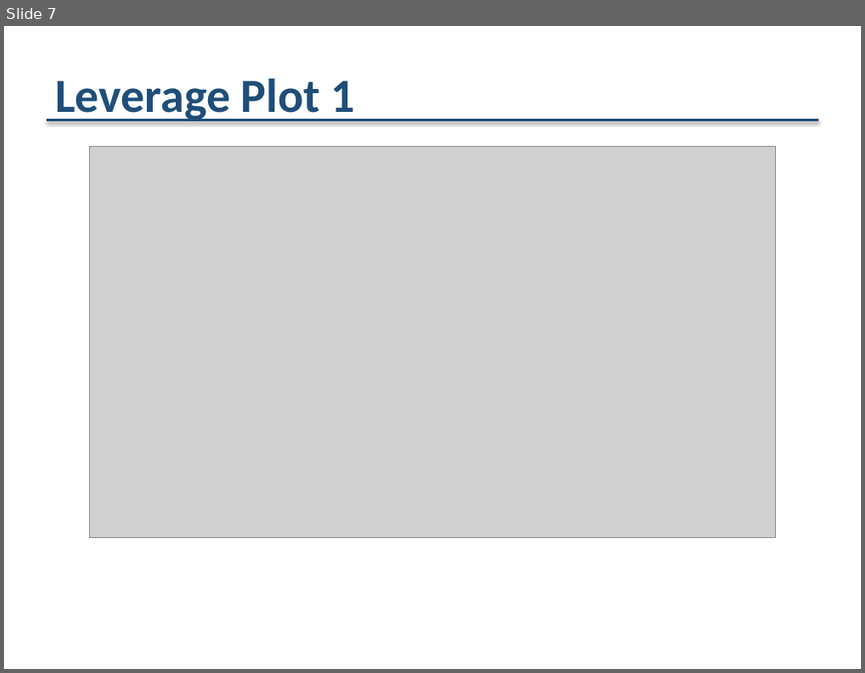
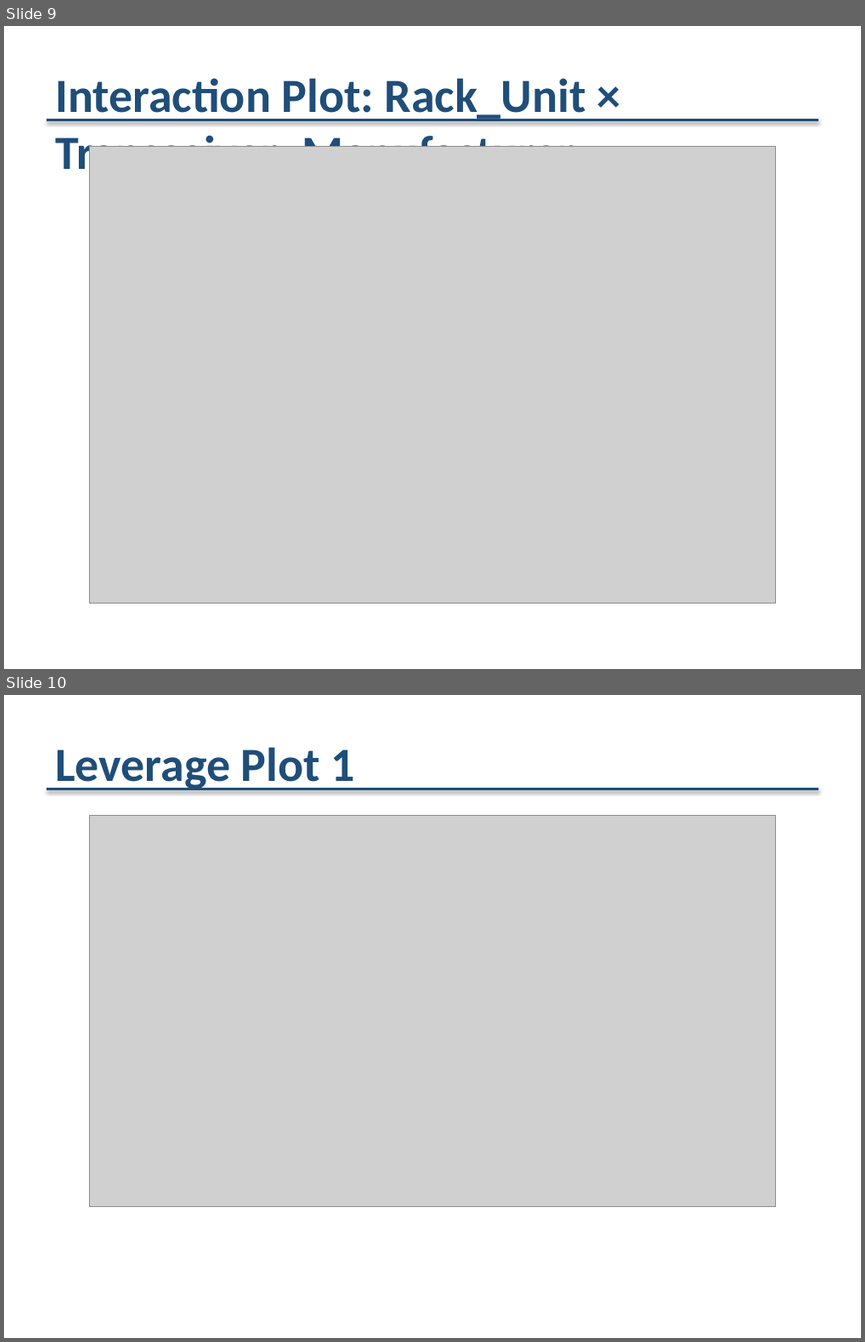
Before and after one commit to VictorBlakeG/doe, a slide deck: outputs/doe_analysis_report.pptx. Shown one above the other, each under a label of ours: slide 7 before the commit, slides 9 and 10 after it. The pictures are 865x673 and 865x1342 pixels, drawn with LibreOffice and Linux fonts; fonts in the diff are those of the drawing; grey boxes stand for pictures. Boxes give left, top, right and bottom in pixels: in the first picture for what was removed or moved away, otherwise in the second. Text is boxed around its words. In the diff, an @@ line names an element or a change of style, - is before the commit and + after.

Commit message:
Add missing interaction plots for Fan_Speed_Range and implement PDF/PPTX integration
Changes:
1. Fixed create_interaction_plots() in doe.py to generate one plot per unique factor pair
   - Previously limited to 6 individual level pairs, only showing Manufacturer×Rack_Unit
   - Now identifies unique factor pairs and generates representative plot for each:
     • Fan_Speed_Range × Rack_Unit (ADDED)
     • Fan_Speed_Range × Transceiver_Manufacturer (ADDED)
     • Rack_Unit × Transceiver_Manufacturer (existing)

2. Added interaction plot extraction for PDF generation in pdf_generator_plotly.py
   - New function: extract_interaction_plots_from_html_for_pdf()
   - Extracts Plotly figures from HTML and converts to PNG for PDF embedding
   - Integrated into both full and reduced model PDF generation

3. Updated powerpoint_generator.py to handle 3 unique factor pairs
   - PowerPoint now embeds 3 interaction plots for full model
   - PowerPoint now embeds 2 interaction plots for reduced model

Results:
✅ Full Model: 3 interaction plots in HTML, PDF (2.75 MB), and PPTX
✅ Reduced Model: 2 interaction plots in HTML, PDF (1.75 MB), and PPTX
✅ All output formats now include the previously missing Fan_Speed_Range interactions

```diff
--- a/outputs/doe_analysis_report.pptx
+++ b/outputs/doe_analysis_report.pptx
@@ slide 9 added at (x1=4, y1=26, x2=861, y2=669), background #FFFFFF @@
@@ text added at (x1=55, y1=78, x2=586, y2=180), 40 pt, text #1F4E79, bold @@
+Interaction Plot: Rack_Unit × Transceiver_Manufacturer
@@ line added from (46, 120) to (818, 120), #1F4E79 2 pt @@
@@ picture added at (x1=90, y1=146, x2=775, y2=602) @@
@@ what was slide 7 is now slide 10 @@
```
Also in this commit, not shown: 2 other slides added, 8 other files.
